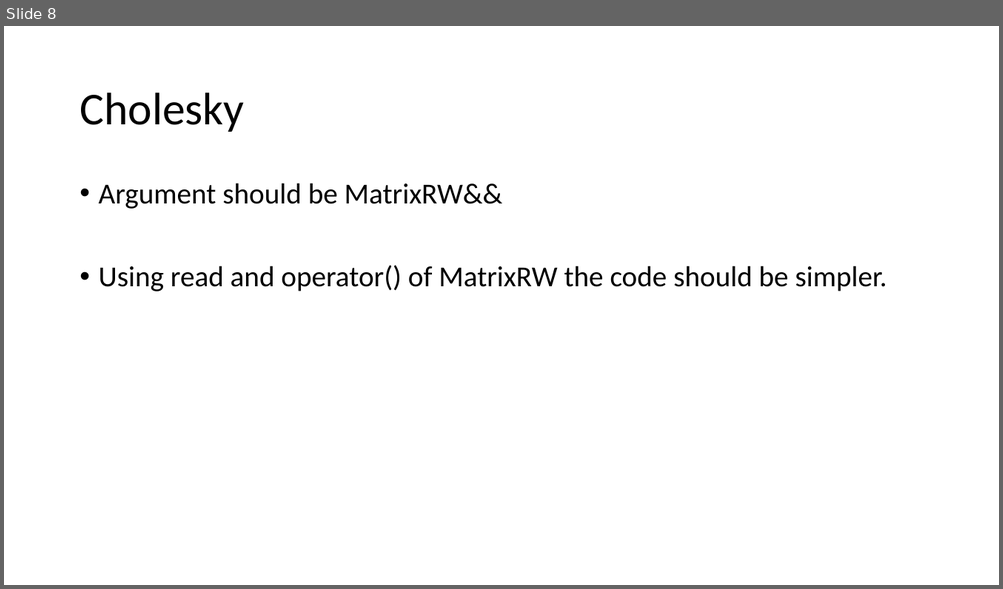
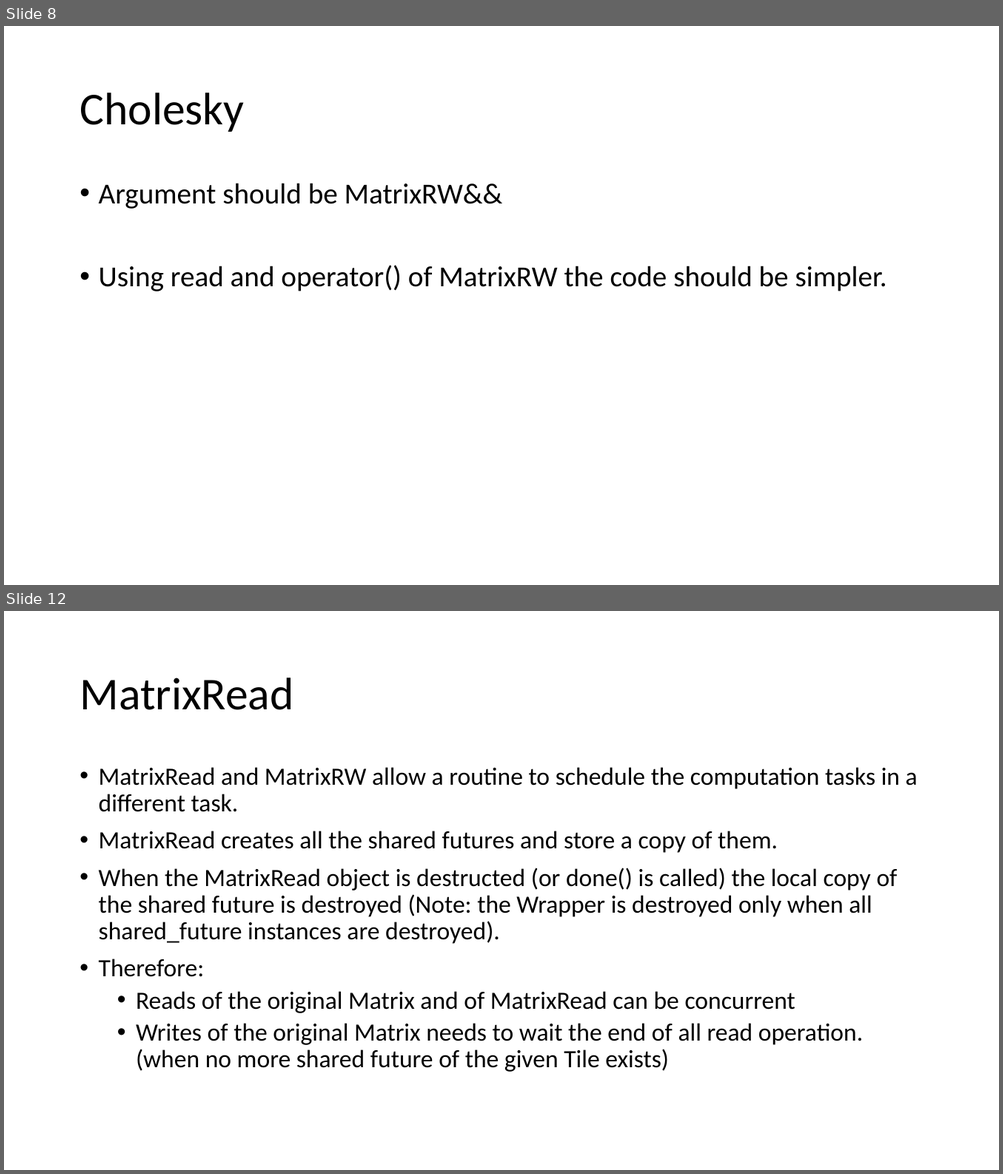
Before and after one commit to eth-cscs/DLA-Future, a slide deck: misc/code.pptx. Shown one above the other, each under a label of ours: slide 8 before the commit, slides 8 and 12 after it; the slides between them are not shown. The pictures are 1003x589 and 1003x1174 pixels, drawn with LibreOffice and Linux fonts; fonts in the diff are those of the drawing. Boxes give left, top, right and bottom in pixels: in the first picture for what was removed or moved away, otherwise in the second. Text is boxed around its words. In the diff, an @@ line names an element or a change of style, - is before the commit and + after.

```diff
--- a/misc/code.pptx
+++ b/misc/code.pptx
@@ slide 12 added at [4,611,999,1170], background #FFFFFF @@
@@ title added at [79,678,293,710], 44 pt, text #000000 @@
+MatrixRead
@@ text added at [99,767,917,1072], 24 pt, text #000000 @@
+• MatrixRead and MatrixRW allow a routine to schedule the computation tasks in a different task.
+• MatrixRead creates all the shared futures and store a copy of them.
+• When the MatrixRead object is destructed (or done() is called) the local copy of the shared future is destroyed (Note: the Wrapper is destroyed only when all shared_future instances are destroyed).
+• Therefore:
+  • Reads of the original Matrix and of MatrixRead can be concurrent
+  • Writes of the original Matrix needs to wait the end of all read operation. (when no more shared future of the given Tile exists)
```
Also in this commit, not shown: 2 slides changed, 4 other slides added, 3 other files.
